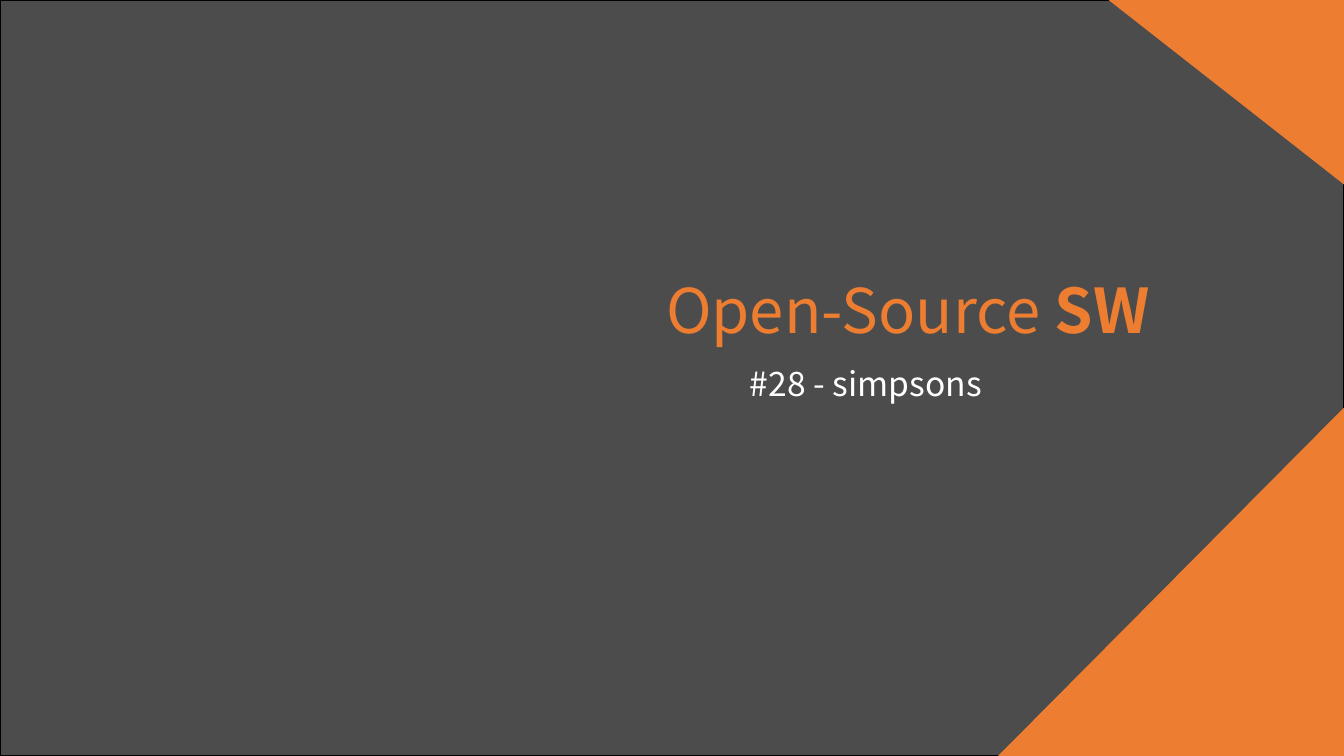
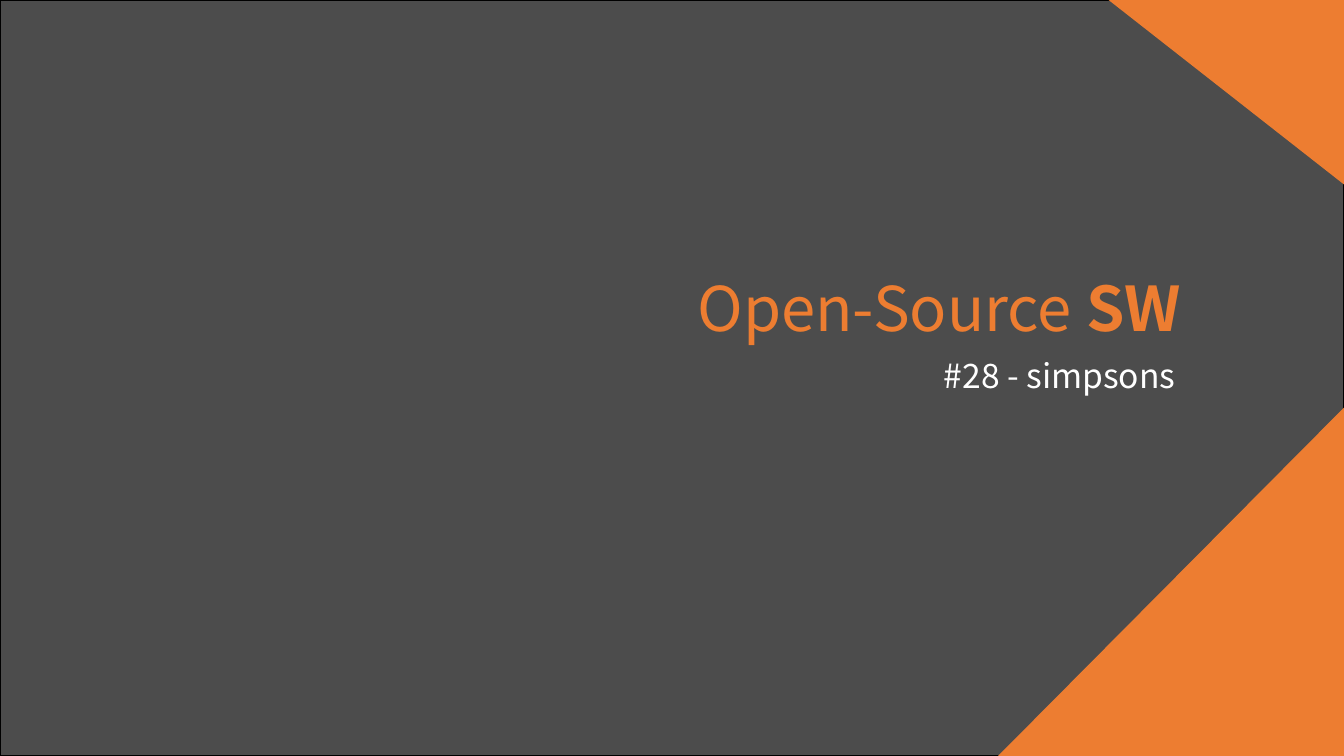
Before and after one commit to hbseo/desktop_calculator, a slide deck: slide 1 of simpsons.pptx. Drawn at 1344x756 pixels with LibreOffice and Linux fonts; fonts in the diff are those of the drawing; background and template pictures are left out. Boxes give left, top, right and bottom in pixels: in the first picture for what was removed or moved away, otherwise in the second. Text is boxed around its words. In the diff, an @@ line names an element or a change of style, - is before the commit and + after.

```diff
--- a/simpsons.pptx
+++ b/simpsons.pptx
@@ text "Open-Source SW": place and size @@
-text "Open-Source SW" at (666,286,1150,347)
+text "Open-Source SW" at (697,284,1181,345)
@@ text "#28 - simpsons": place and size @@
-text "#28 - simpsons" at (750,370,982,404)
+text "#28 - simpsons" at (944,362,1175,396)
```
Also in this commit, not shown: 11 other slides changed, 1 slide added, 1 slide removed.
